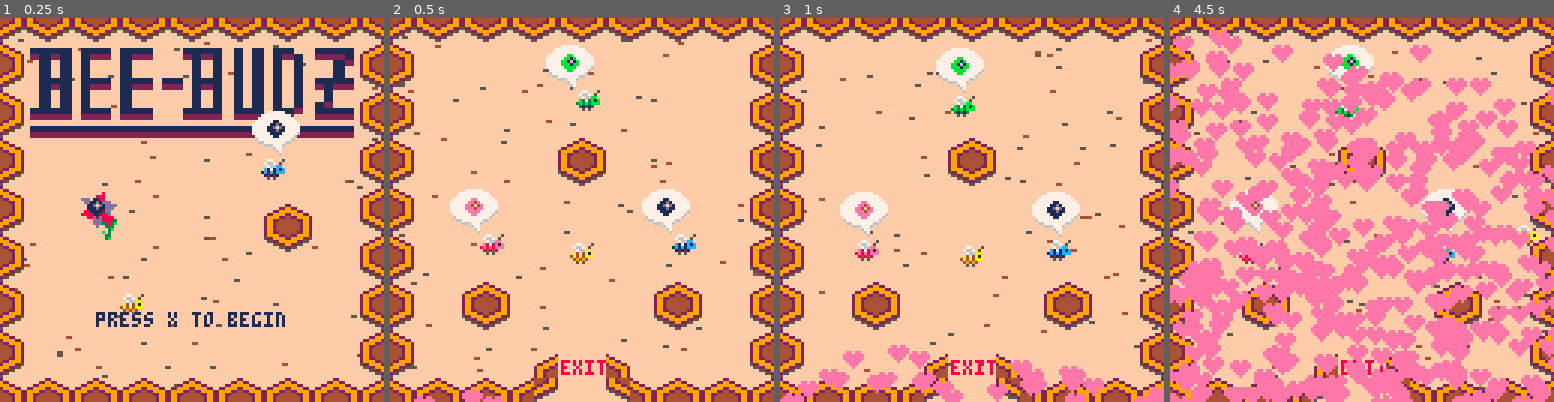
Above: before the commit, frames 1-4 (left to right).
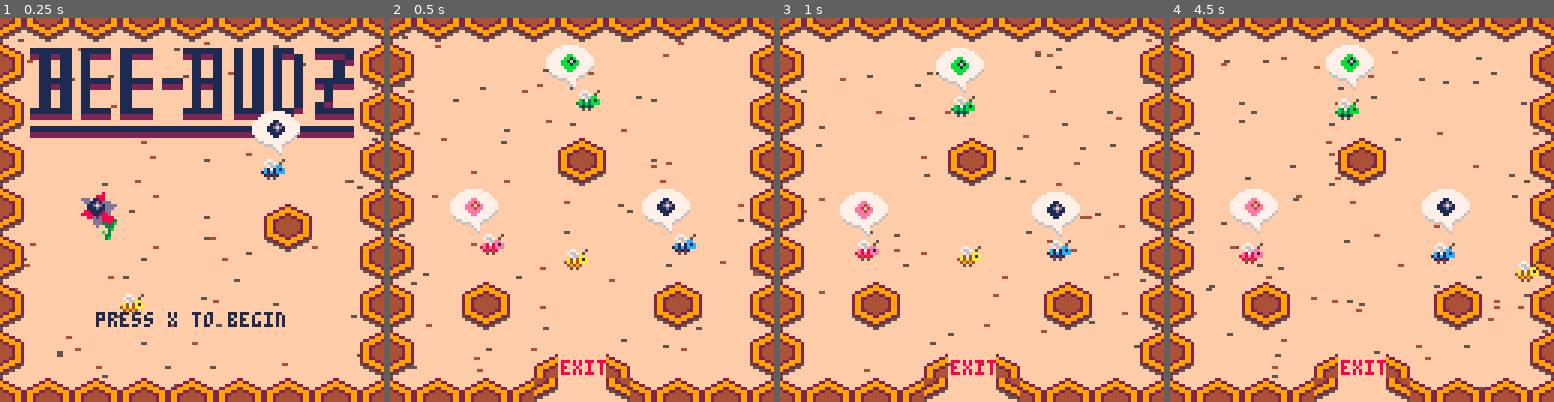
Above: after the commit, the same moments.

Repository: global-game-jam-2019-team/the_letter_bee
Game: PICO-8 cartridge the_letter_bee.p8
The game is run twice, just before and just after one commit, with the same random seed, the same clock (stepped at 60 frames per second) and the same inputs.
Inputs:
- Up to frame 1 (0.25 s): no input
- Up to frame 2 (0.5 s): tap X (X key) at 0.33 s
- Up to frame 3 (1 s): tap O (Z key) at 0.7 s
- Up to frame 4 (4.5 s): tap X (X key) at 1.07, 1.85, 2.97, 4.08 s; hold Right 1.6-2.1 s; tap O (Z key) every 0.4 s from 1.7 to 4.1 s; hold Up 2.15-2.42 s; hold Right 2.47-3.03 s; hold Left 3.08-3.58 s; hold Down 3.63-3.97 s; hold Right from 4.02 s (still down)

Frame 1 is identical in both runs. In frame 2, 0.6% of the frame differs, in the area x 6-54%, y 58-100%; in frame 3, 3.5%; in frame 4, 44%, in the area x 0-100%, y 3-100%.

Commit message:
Reactive Grass

Diff:
--- a/the_letter_bee.p8
+++ b/the_letter_bee.p8
@@ -19,6 +19,7 @@
 local bee_gravity_carry = 1
 local bee_speed = 2 -- 1.75
 local bee_speed_carry = 1.5
+local current_bee_speed = bee_speed
 local bee_jank_skip_rate = 3
 local bee_jank_factor_y = 1.25
 local bee_jank_factor_x = .5
@@ -182,6 +183,23 @@
  return _b[i+1]
 end
 
+function from_map_init_grass(entity)
+  log("from_map_init_grass","x,y",entity.x,entity.y)
+  local counter = 0
+  entity.updates = {
+    function(entity, entities)
+      counter = max(counter - 1, 0)
+      entity.type = counter > 0 and ("grass"..min(5,flr(counter/3))) or "grass0"
+    end
+  }
+  entity.reactions = {
+    function(entity, entities)
+      current_bee_speed = current_bee_speed * 0.5
+      counter = 15
+    end
+  }
+end
+
 -- sprite data
 _s = {
   bee        = {n=  1, w=1, h=1, cx=4, cy=4, r=4},
@@ -200,9 +218,15 @@
   exit   =     {n=  0, w=1, h=1, cx=8, cy=8, r=8},
   cloud  =     {n=  5, w=2, h=1, cx=8, cy=8, bouncy=true},
   cloud2 =     {n= 48, w=2, h=1, cx=8, cy=8},
+  grass0 =     {n=101, w=1, h=1, cx=4, cy=4, r=4, bouncy=true, from_map_init=from_map_init_grass},
+  grass1 =     {n=102, w=1, h=1, cx=4, cy=4, r=4, bouncy=false, from_map_init=from_map_init_grass},
+  grass2 =     {n=103, w=1, h=1, cx=4, cy=4, r=4, bouncy=false, from_map_init=from_map_init_grass},
+  grass3 =     {n=104, w=1, h=1, cx=4, cy=4, r=4, bouncy=false, from_map_init=from_map_init_grass},
+  grass4 =     {n=105, w=1, h=1, cx=4, cy=4, r=4, bouncy=false, from_map_init=from_map_init_grass},
+  grass5 =     {n=106, w=1, h=1, cx=4, cy=4, r=4, bouncy=false, from_map_init=from_map_init_grass},
   hill_top =   {n=100, w=1, h=1, cx=4, cy=4},
   hill_bottom =   {n=116, w=1, h=1, cx=4, cy=4},
-  floor  =     {n=  7, w=2, h=1, cx=4, cy=4},
+  -- floor  =     {n=  7, w=2, h=1, cx=4, cy=4},
   speech =     {n=  8, w=2, h=2, cx=8, cy=8, bouncy=true},
   sun    =     {n= 14, w=2, h=2, cx=8, cy=8, bouncy=true},
   moon   =     {n= 72, w=2, h=2, cx=8, cy=8, bouncy=true},
@@ -221,6 +245,12 @@
   lilipad   =  {n=70, w=1, h=1, cx=4, cy=4},
   -- todo: tree.
 }
+
+_s_by_n = {}
+for k,v in pairs(_s) do
+  _s_by_n[v.n] = v
+  v.name = k
+end
 
 _sfx = {
   beetalk    = 0,
@@ -464,7 +494,7 @@
 end
 
 function control(entities)
-  local used_speed = p.carry_sprite and bee_speed_carry or bee_speed
+  local used_speed = current_bee_speed
   -- left
   if b(0).isdown then
     p.x = p.x - used_speed
@@ -481,6 +511,9 @@
   if b(3).isdown then p.y = p.y + bee_speed end
 
   if b(4).isdown then er_drop(null, entities) end
+
+
+  current_bee_speed = p.carry_sprite and bee_speed_carry or bee_speed
 end
 
 -- determines which entities the bee is touching
@@ -968,7 +1001,6 @@
   -- bee
   spr(s(p.sprite, p.x, p.y, not p.point_right))
 
-  all_goals = true
   if all_goals then
     too_many_hearts(hive_hearts, 0.5, 0, 6, 1000, true)
 
@@ -1388,7 +1420,48 @@
     },
   }
 
+  extract_map_entities()
   init_overworld()
+end
+
+-- extracts tile-determined entities and sets the tile value to nil
+function extract_map_entities()
+  for k,v in pairs(map_setup) do
+    log("extract_map_entities","start_new_map",k)
+    local cel_offset_x, cel_offset_y = get_map_offset(k)
+    log("extract_map_entities","cel_offset_x",cel_offset_x,"cel_offset_y",cel_offset_y)
+    for rel_cel_x=0,15 do
+      local cel_x = cel_offset_x + rel_cel_x
+      for rel_cel_y=0,15 do
+        local cel_y = cel_offset_y + rel_cel_y
+        local map_value = mget(cel_x, cel_y)
+        if map_value ~= 0 then
+          local sprite = _s_by_n[map_value]
+          local sprite_type = sprite and sprite.name or nil
+          if sprite_type then
+            log("extract_map_entities","rel_cel_x",rel_cel_x,"rel_cel_y",rel_cel_y)
+            log("extract_map_entities","cel_x",cel_x,"cel_y",cel_y)
+            log("extract_map_entities","content",map_value,"type",sprite_type)
+            local rel_x = rel_cel_x * 8 + sprite.cx
+            local rel_y = rel_cel_y * 8 + sprite.cy
+            log("extract_map_entities","inserting","relative x,y",rel_x,rel_y)
+            local entity = {type=sprite_type, x=rel_x,y=rel_y}
+            if sprite.from_map_init then
+              sprite.from_map_init(entity)
+            end
+            add(v.default_entities, entity)
+            log("extract_map_entities","clearing", "width,height", sprite.w,sprite.h)
+            for i=0,sprite.w-1 do
+              for j=0,sprite.h-1 do
+                log("extract_map_entities","clearing", "cel_x,cel_y", cel_x+i,cel_y+j)
+                mset(cel_x+i,cel_y+j, 0)
+              end
+            end
+          end
+        end
+      end
+    end
+  end
 end
 
 function inject_entity(entity, screen_offset_x)
@@ -1449,13 +1522,13 @@
 000884dd1d888000000000000577770000577755555550000000000000000b000000007770000000000000000000000000000000000000000000000000000000
 000884dddd888000000000000055500000055500000000000000000000000b000000000000000000000000000000000000000000000000000000000000000000
 11110111011100011110101011001111000550000000000000000000000000000000000000000000000000000000000000000000000000000000000000000000
-21210122012200021210101012102221005555000000000000000000000000000000000000000000000000000000000000000000000000000000000000000000
-01010100010000001010101010100012055555500000000000000000000000000000000000000000000000000000000000000000000000000000000000000000
-01010100010000001010101010100010055555500000000000000000000000000000000000000000000000000000000000000000000000000000000000000000
-01010100010000001010101010100010555555550000000000000000000000000000000000000000000000000000000000000000000000000000000000000000
-01110111011101101110101010101111555555550000000000000000000000000000000000000000000000000000000000000000000000000000000000000000
-01210122012202201210101010102122555555550000000000000000000000000000000000000000000000000000000000000000000000000000000000000000
-01010100010000001010101010100100555555550000000000000000000000000000000000000000000000000000000000000000000000000000000000000000
+2121012201220002121010101210222100555500b00b000000000000000000000000000000000000000000000000000000000000000000000000000000000000
+0101010001000000101010101010001205555550b000b00000000000000000000000000000000000000000000000000000000000000000000000000000000000
+01010100010000001010101010100010055555500b00b00000000000000000000000000000000000000000000000000000000000000000000000000000000000
+01010100010000001010101010100010555555550b000b000b0b0000000000000000000000000000000000000000000000000000000000000000000000000000
+01110111011101101110101010101111555555550b000b00b000b000a000a0000000000000000000000000000000000000000000000000000000000000000000
+01210122012202201210101010102122555555550b000b00b000b000a000a0009000900000000000000000000000000000000000000000000000000000000000
+01010100010000001010101010100100555555550b000b000b000b000a000a000900090008000800000000000000000000000000000000000000000000000000
 01010100010000001010101010100100555555550000000000000000000000000000000000000000000000000000000000000000000000000000000000000000
 01010100010000001010101010101200555555550000000000000000000000000000000000000000000000000000000000000000000000000000000000000000
 11110111011100011110111011201111555555550000000000000000000000000000000000000000000000000000000000000000000000000000000000000000
@@ -1670,7 +1743,7 @@
 00000000000000002526000000000000000000000000000000000000000000000000000000003a3b3c3d0025260000000000000000000000000000000000000000000000000000000000000000000000000000000000000000000000000000000000000000000000000000000000000000002526000025260000003a3b3c3d00
 0000000000000000252600000000000000000000000000000000000000000000000000000000002526000025260000000000000000000000000000000000000000000000000000000000000000000000000000000000000000000000000000000000000000000000000000000000000000002526000025260000000025260000
 000000000000000025260000000000000000000000002e2f002e2f2e2f000000000000000000002526000025260000000000000000272840412728404140410000002e2f0000002e2f00000000002e2f000000002e2f2e2f000000002e2f00000000000040412728404100002728272800002526000025260000000025260000
-000000000000000035360000000000000000000000003e3f003e3f3e3f000000000000000000003536000035360000000000000000373850513738505150510000003e3f0000003e3f00000000003e3f000000003e3f3e3f000000003e3f00000000000050513738505100003738373800003536000035360000000035360000
+000000000000000035360065656565656565650000003e3f003e3f3e3f000000000000000000003536000035360000000000000000373850513738505150510000003e3f0000003e3f00000000003e3f000000003e3f3e3f000000003e3f00000000000050513738505100003738373800003536000035360000000035360000
 0707070707070707070707070707070707070707070707070707070707070707070707070707070707070707070707070707070707070707070707070707070707070707070707070707070707070707070707070707070707070707070707070707070707070707070707070707070707070707070707070707070707070707
 0000000000000000000000000000000000000000000000000000000000000000000000000000000000000000000000000000000000000000000000000000000000000000000000000000000000000000000000000000000000000000000000000000000000000000000000000000000000000000004445000000424300000000
 0000000000000000000000000000000000000000000000000000000000000000000000000000000000000000000000000000000000000000000000000000000000000000000000000000000000000000000000000000000000000000000000000000000000000000000000000000000000004243005455004243525300000000
